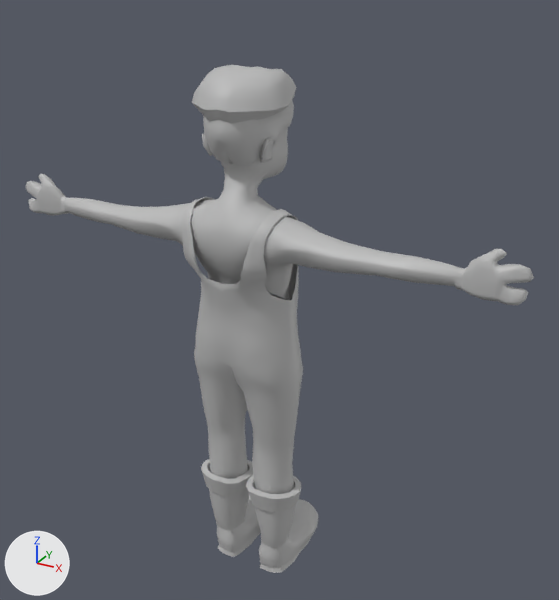
Renders of the FBX model Assets/Art/Models/George.fbx from each side of a commit.
One viewpoint serves both versions: a camera (50 mm lens) standing at (0.1301, -0.2171, 0.2282) and looking at (0.0038, 0.0124, 0.1135). Lighting does not change. The marker at lower left points along +X, +Y and +Z. Where no turn or scale is listed for an object, it has been applied to the vertices.

Objects in the first picture: 'Clothes1', 'Grundmodell', 'Hair', 'Hat', 'Shoe'.
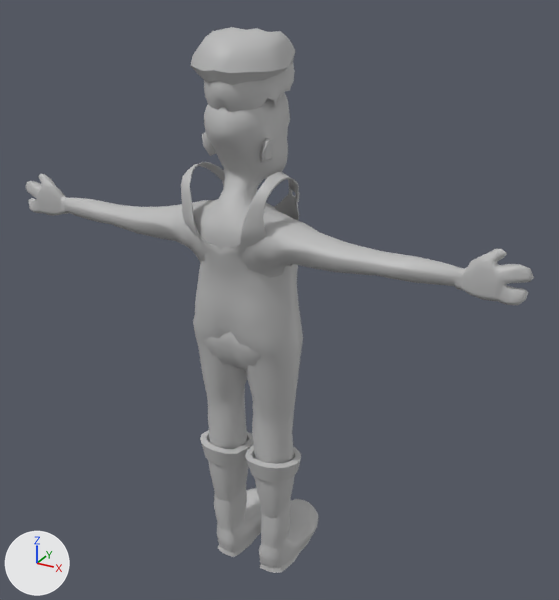
The newer file is also turned or shifted as a whole; pictures and numbers use the older file's frame.

What differs and where, as boxes (x1, y1, x2, y2) in the pictures (559 x 600 px; the box of a moved part takes in the faces that stretch with it):
'Clothes1', reshaped: before (182, 197, 303, 494); after (181, 162, 303, 464)
'Hat', reshaped: before (192, 65, 296, 123); after (190, 27, 295, 85)
'Shoe', reshaped: before (201, 459, 301, 548); after (200, 430, 301, 519)
'Hair', reshaped: before (203, 100, 294, 165); after (204, 62, 295, 112)
part 1 of me_mesh, moved or reshaped: before (201, 459, 253, 530); after (200, 430, 253, 502)
part 2 of me_mesh, moved or reshaped: before (246, 474, 301, 548); after (245, 445, 301, 519)
part 3 of me_mesh_004, moved or reshaped: before (182, 197, 303, 494); after (181, 162, 303, 464)
part 4 of me_mesh_004, moved or reshaped (not visible before): after (289, 187, 299, 202)

What changed in the scene script:
```text
Add mat_george:
    mat_george = principled_material('George')
    mat_george.base_color = (0.5, 0.5, 0.5)  # grey #bcbcbc
Change me_mesh:
    where me_mesh.from_pydata(...)  # 324 vertices, 288 faces; spans x -0.032..0.0106, y -0.0111..0.0099, z -0.0066..0.0214
    used by ob_shoe; location = (0.0094, -0.0013, 0.0224)
    remove me_mesh.materials.append(mat_lambert1)  # grey #bcbcbc
    me_mesh part 1: the loose piece of 162 vertices spanning x -0.032..-0.0107, y -0.0111..0.0099, z -0.0066..0.0214 is scaled about its middle by 0.987, then moved by (0.0002, -0.0001, 0.014), in mat_george (grey #bcbcbc)
    me_mesh part 2: the loose piece of 162 vertices spanning x -0.0106..0.0106, y -0.0111..0.0099, z -0.0066..0.0214 is scaled about its middle by 0.987, then moved by (-0.0001, -0.0001, 0.014), in mat_george (grey #bcbcbc)
    add me_mesh.materials.append(mat_george)  # grey #bcbcbc
Change me_mesh_002:
    where me_mesh_002.from_pydata(...)  # 150 vertices, 136 faces; spans x -0.0196..0.0064, y -0.0158..0.0158, z -0.0134..0.0134
    used by ob_hair; location = (0.0053, -0.0011, 0.1815)
    me_mesh_002 part 6: the whole mesh is multiplied about its middle by the matrix ((0.972, 0.0, 0.0), (0.0, 0.993, 0.041), (0.0, -0.042, 0.971)), then moved by (0.0003, 0.0003, 0.0118)
Change me_mesh_003:
    used by ob_hat; location = (-0.0003, 0.0, 0.1974)
    remove me_mesh_003.from_pydata(...)  # 89 vertices, 88 faces; spans x -0.0165..0.0144, y -0.0177..0.0166, z -0.0148..0.0004
    remove me_mesh_003.materials.append(mat_lambert1)  # grey #bcbcbc
    add me_mesh_003.from_pydata(...)  # 89 vertices, 88 faces; spans x -0.0164..0.014, y -0.0176..0.0162, z -0.0033..0.0116
    me_mesh_003 part 5: the whole mesh is rebuilt
    add me_mesh_003.materials.append(mat_george)  # grey #bcbcbc
Change me_mesh_004:
    where me_mesh_004.from_pydata(...)  # 1023 vertices, 1010 faces; spans x -0.031..0.0108, y -0.0176..0.0176, z -0.0609..0.0609
    used by ob_clothes1; location = (0.0085, -0.0018, 0.0933)
    remove me_mesh_004.materials.append(mat_lambert1)  # grey #bcbcbc
    me_mesh_004 part 3: the loose piece of 959 vertices spanning x -0.031..0.0108, y -0.0176..0.0176, z -0.0609..0.0609 is scaled about its middle by (-0.987, 0.987, 0.987), then moved by (0.0003, -0.0002, 0.0131), in mat_george (grey #bcbcbc)
    me_mesh_004 part 4: the loose piece of 32 vertices spanning x -0.0002..0.0054, y 0.0092..0.0132, z 0.0473..0.0524 is moved by (0.0001, -0.0004, 0.0125), in mat_george (grey #bcbcbc)
    add me_mesh_004.materials.append(mat_george)  # grey #bcbcbc
```
